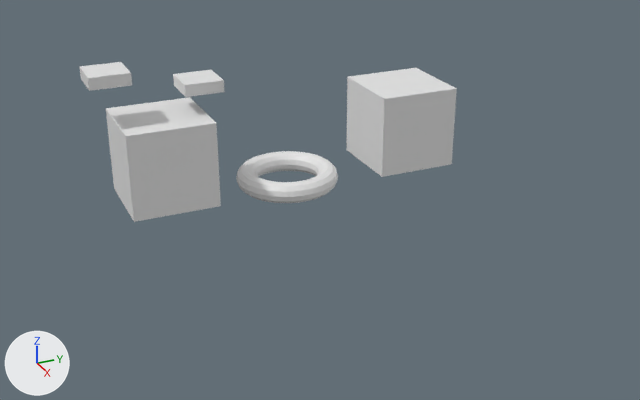
The glTF model resources/scene.glb as it was, and as the next commit left it.
Camera for both pictures: a camera (50 mm lens) standing at (18.69, -7.53, 8.53) and looking at (1.06, 0.41, -0.28). The axes (+X, +Y, +Z) are drawn at lower left. The lights are the same throughout. Where no turn or scale is listed for an object, it has been applied to the vertices.
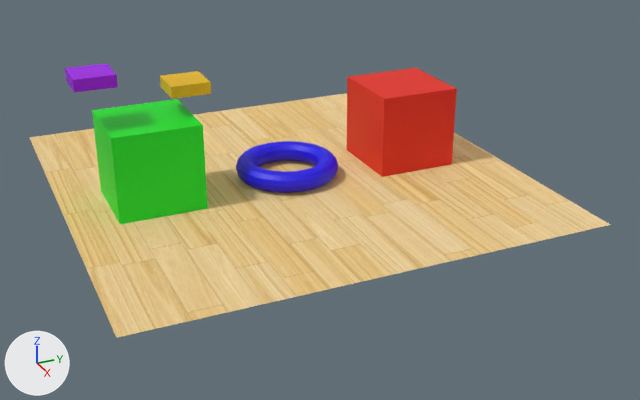
The edits, one by one:
Picture 'floor' (img_floor) is new.
In material 'Material' (mat_material), base_color is no longer (0.8, 0.8, 0.8), white #e7e7e7.
In material 'Material' (mat_material), texture is now set to img_floor.
In material 'Material' (mat_material), roughness goes from 0.5 to 1.0.
Material 'Red' (mat_red) is new.
Its base color is (0.8, 0.015, 0.0) (red #e72100).
Material 'Blue' (mat_blue) is new.
Its base color is (0.0106, 0.0, 0.8) (blue #1a00e7).
Material 'Purple' (mat_purple) is new.
Its base color is (0.351, 0.0, 0.8) (purple #a000e7).
Material 'Orange' (mat_orange) is new.
Its base color is (0.8, 0.481, 0.0) (yellow #e7b800).
Material 'Green' (mat_green) is new.
Its base color is (0.0, 0.8, 0.0159) (green #00e722).
me_cube has 8 vertices, 12 faces and spans x -1.0..1.0, y -1.0..1.0, z -1.0..1.0.
me_cube no longer uses material mat_material (white #e7e7e7).
me_cube now uses material mat_green (green #00e722).
me_cube_002 has 8 vertices, 12 faces and spans x -0.468..0.468, y -0.452..0.452, z -0.137..0.137.
me_cube_002 now uses material mat_orange (yellow #e7b800).
me_cube_003 has 8 vertices, 12 faces and spans x -0.468..0.468, y -0.452..0.452, z -0.137..0.137.
me_cube_003 now uses material mat_purple (purple #a000e7).
me_torus has 576 vertices, 1152 faces and spans x -1.25..1.25, y -1.25..1.25, z -0.25..0.25.
me_torus now uses material mat_blue (blue #1a00e7).
me_cube_001 has 8 vertices, 12 faces and spans x -1.0..1.0, y -1.0..1.0, z -1.0..1.0.
me_cube_001 no longer uses material mat_material (white #e7e7e7).
me_cube_001 now uses material mat_red (red #e72100).
Mesh me_plane is new.
It has 4 vertices, 2 faces and spans x -5.41..5.41, y -5.41..5.41, z 0.0.
It uses material mat_material (picture img_floor).
Object 'Cube' (ob_cube) moves from (0.0, -3.05, 1.0) to (0.0, -3.36, 1.0).
Object 'Cube.002' (ob_cube_002) moves from (-0.13, -2.07, 2.6) to (-0.13, -2.38, 2.6).
Object 'Cube.003' (ob_cube_003) moves from (0.05, -4.16, 3.07) to (0.05, -4.47, 3.07).
Object 'Torus' (ob_torus) moves from (0.0, 0.0, 0.0) to (0.0, 0.0, 0.27).
Object 'Plane' (ob_plane) is new; it shows me_plane.
Its location is (0.0, 0.0, 0.0).

Location of each change, (x1, y1, x2, y2) in pixels of the pictures (640 x 400 px):
'Plane', added (beige): after (29, 93, 611, 338)
'Cube', surface changed, recoloured, moved (grey to green): before (106, 97, 221, 222); after (92, 99, 208, 224)
'Cube.001', surface changed, recoloured (grey to red): (346, 68, 457, 177) in both
'Torus', recoloured, moved: before (236, 151, 338, 203); after (236, 141, 338, 193)
'Cube.003', recoloured, moved (white to purple): before (80, 62, 132, 91); after (65, 64, 118, 93)
'Cube.002', recoloured, moved (white to yellow): before (173, 70, 225, 97); after (160, 71, 211, 99)
